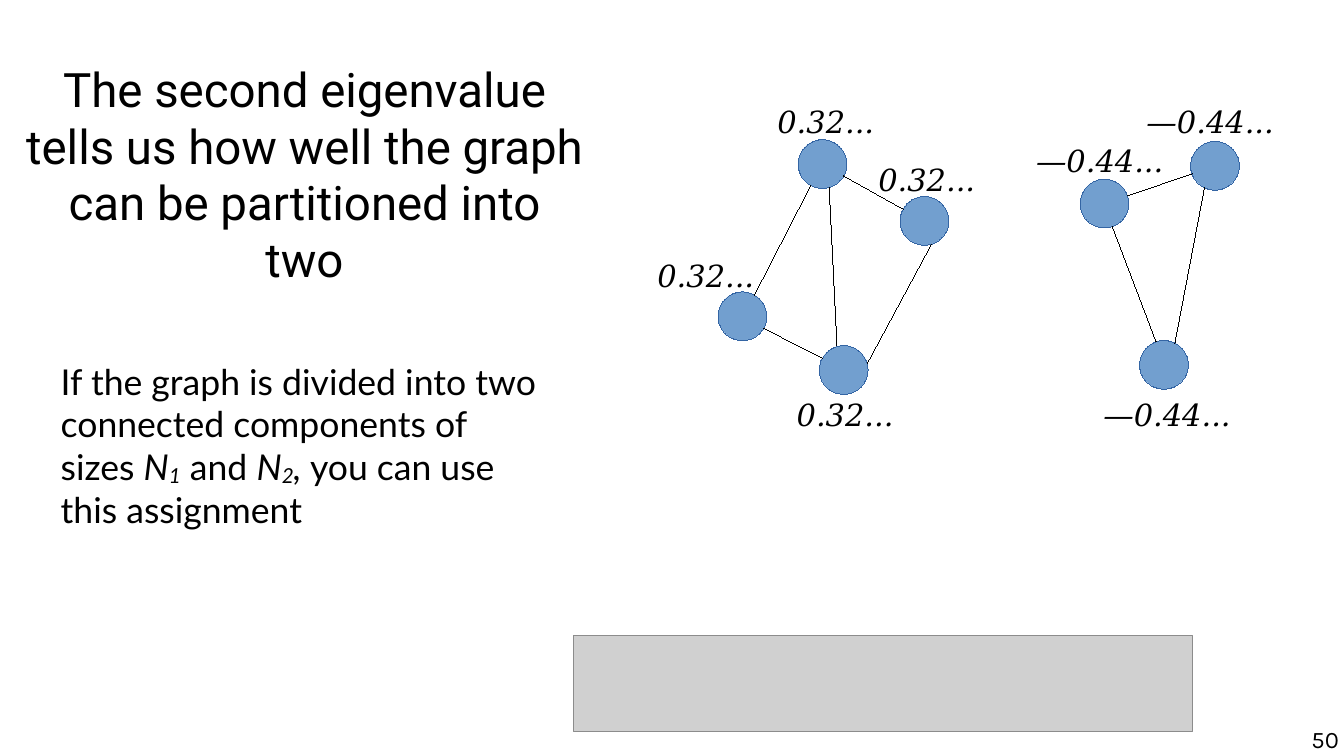
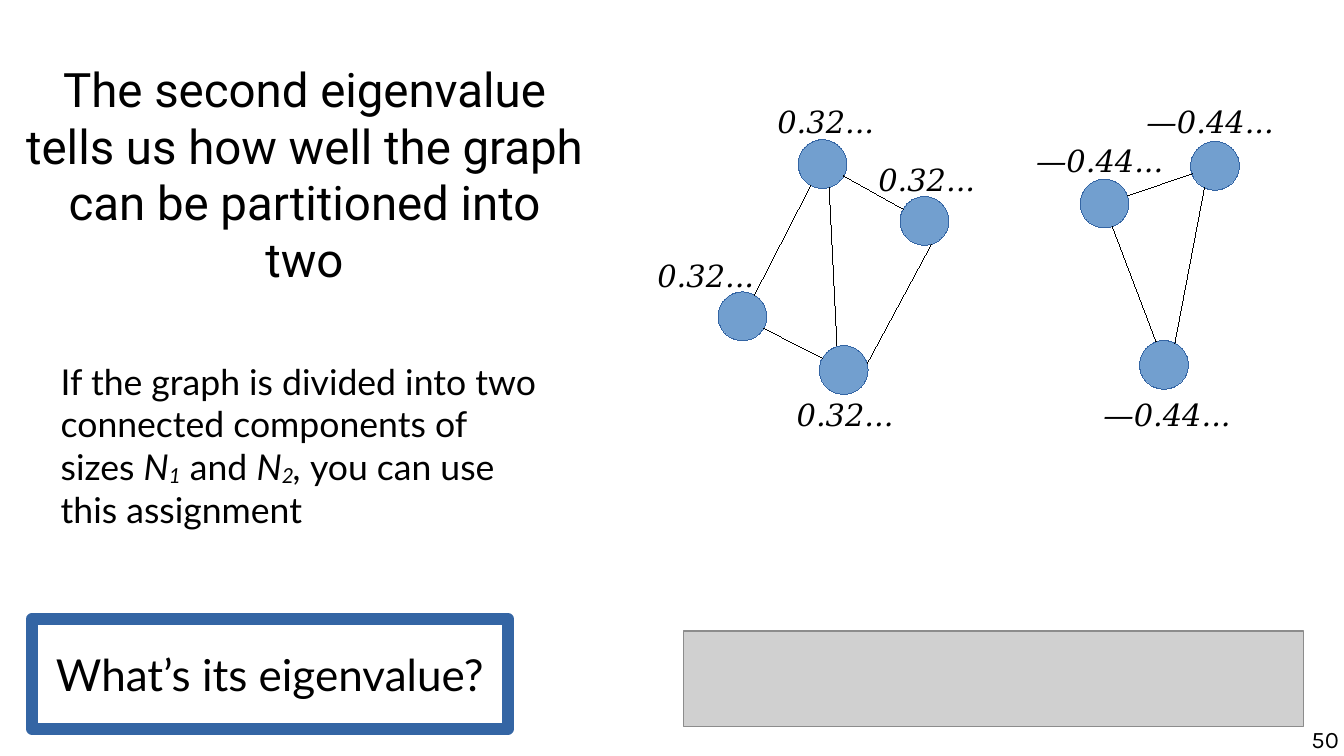
Before and after one commit to chatox/networks-science-course, a slide deck: slide 50 of theory/odp/tt22-spectral_graph_embedding.odp. Drawn at 1344x756 pixels with LibreOffice and Linux fonts; fonts in the diff are those of the drawing; grey boxes stand for pictures. Boxes give left, top, right and bottom in pixels: in the first picture for what was removed or moved away, otherwise in the second. Text is boxed around its words. In the diff, an @@ line names an element or a change of style, - is before the commit and + after.

```diff
--- a/theory/odp/tt22-spectral_graph_embedding.odp
+++ b/theory/odp/tt22-spectral_graph_embedding.odp
@@ rectangle added at bbox=[32, 620, 507, 729], outline #3465A4 7.2 pt, 26 pt, text #000000 @@
+What’s its eigenvalue?
@@ picture: place and size @@
-picture at bbox=[573, 635, 1193, 732]
+picture at bbox=[684, 631, 1304, 727]
```
Also in this commit, not shown: 24 other slides changed, 1 other file.
